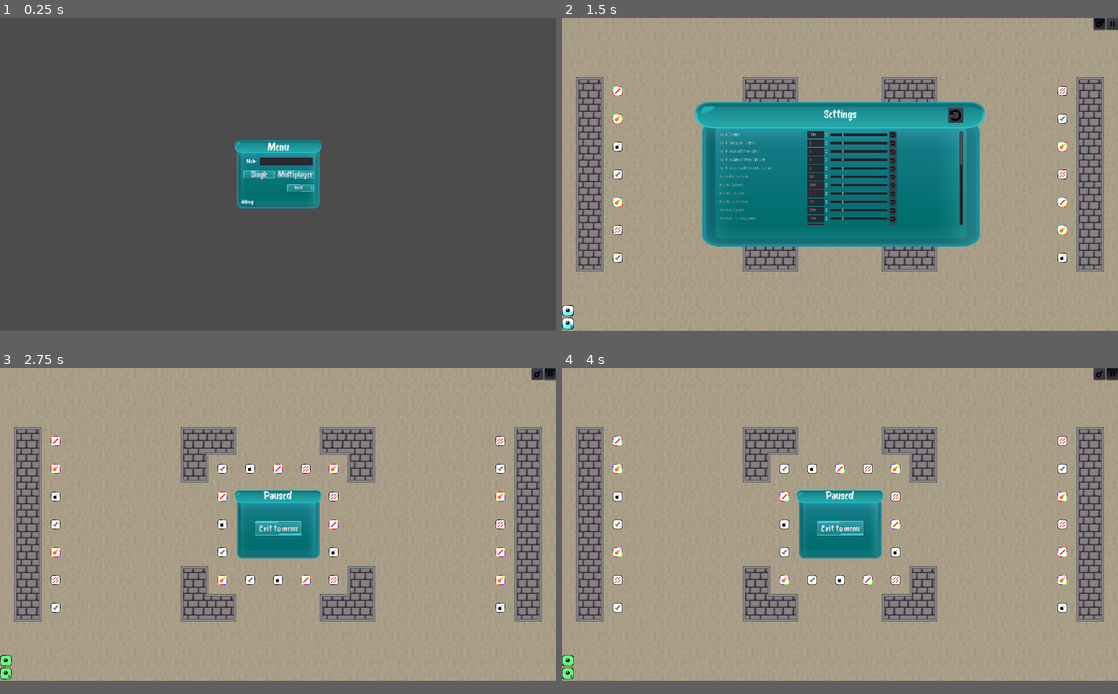
Above: before the commit, frames 1-4 (two rows, left to right).
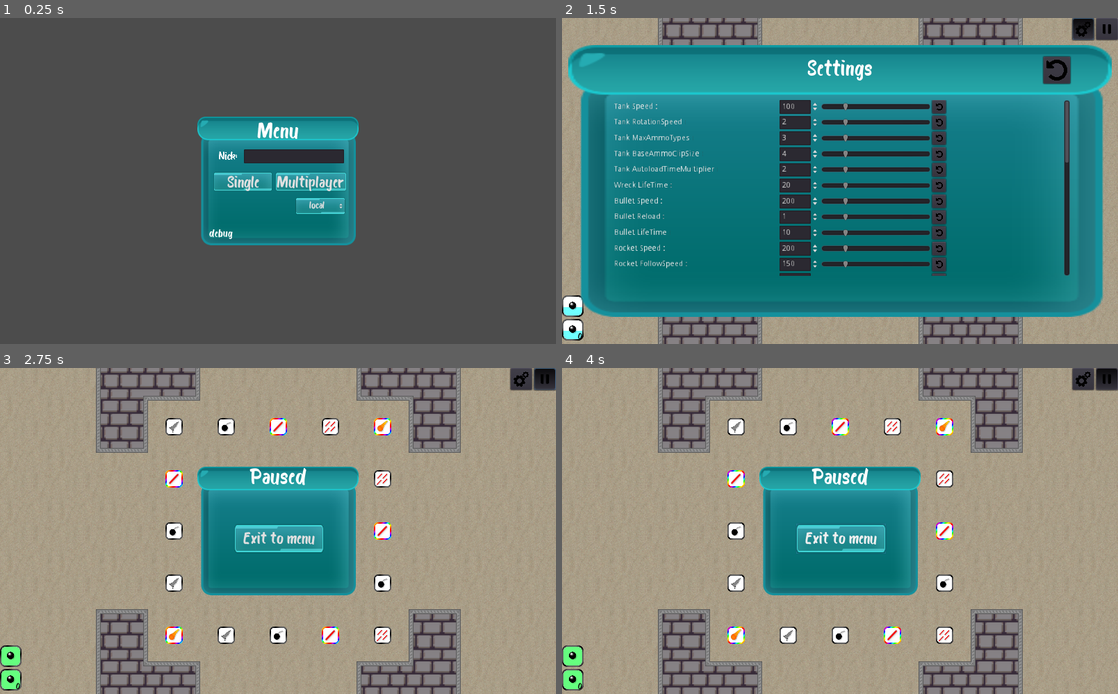
Above: after the commit, the same moments.

Repository: mm-102/godot_tanks
Game: Godot game, scene res://GameModeMaster.tscn
Two runs of this game, one before a commit and one after it. Both use one fixed random seed, a clock stepped at 60 frames per second and the inputs below.
Inputs (mouse positions are in pixels of both pictures, inside the frame that each line leads up to; where the layout moved, square brackets give the same spot in the first picture):
- Up to frame 1 (0.25 s): no input
- Up to frame 2 (1.5 s): click "Single" at 0.5 s; click (1084, 27) [1101, 24] at 1.25 s
- Up to frame 3 (2.75 s): click (544, 377) [550, 374] at 2 s
- Up to frame 4 (4 s): tap Enter at 2.75 s; move the mouse to (962, 508) at 2.77 s; hold D (p_right) 2.78-3.53 s; hold Tab (Scoreboard) 2.78-3.53 s; move the mouse to (728, 540) at 3.52 s; hold S (p_backward) from 3.53 s (still down); click (728, 540) at 3.6 s
In our replay, the window is 800x450 before the commit and 800x469 after it. These sizes can differ from the game's own. Grey fills any space a smaller window leaves; there, only what the larger window draws over its background counts as a difference.

The runs differ from the first frame. In frame 1, 9.5% of the frame differs, in the area x 35-65%, y 30-70%; in frame 2, 76%, in the area x 0-100%, y 0-100%; in frame 3, 38%; in frame 4, 38%.

Commit message:
Respawn on die in single mode :alembic:

Diff:
--- a/Player/Tank/Tank.gd
+++ b/Player/Tank/Tank.gd
@@ -1,7 +1,7 @@
 extends RigidBody2D
 
 signal special_ammo_event(type, amount_left)
-signal self_player_died()
+signal self_player_died(position)
 
 const tank_wreck = preload("res://Player/Tank/TankWreck.tscn")
 #const laser_charge_tscn = preload("res://Player/Particles/ChargeLaserBeamParticles.tscn")
--- a/Singleplayer/Game/Game.gd
+++ b/Singleplayer/Game/Game.gd
@@ -1,5 +1,7 @@
 extends Node2D
 
+const tank_tscn = preload("res://Player/Tank/Tank.tscn")
+const gui_tscn = preload("res://Player/Player_GUI/GUI.tscn")
 onready var player = $Tank
 
 func _ready():
@@ -7,3 +9,14 @@
 	if local_player_name.empty():
 		local_player_name = "You"
 	player.set_display_name(local_player_name)
+
+
+func _on_Tank_self_player_died(_pos):
+	get_node("../GUILayer/GUI").queue_free()
+	yield(get_tree(), "idle_frame")
+	var gui_inst = gui_tscn.instance()
+	get_node("../GUILayer").add_child(gui_inst)
+	var tank_inst = tank_tscn.instance()
+	tank_inst.connect("self_player_died", self, "_on_Tank_self_player_died")
+	add_child(tank_inst)
+	tank_inst.set_global_position(Vector2(1967, 1488))
--- a/Singleplayer/Main.tscn
+++ b/Singleplayer/Main.tscn
@@ -209,6 +209,7 @@
 
 [node name="Background" parent="." instance=ExtResource( 3 )]
 
+[connection signal="self_player_died" from="Game/Tank" to="Game" method="_on_Tank_self_player_died"]
 [connection signal="toggled" from="GUILayer/GUI/TopRightButtons/SettingsButton" to="GUILayer/GUI/TopRightButtons" method="_on_button_toggled" binds= [ "SettingsButton" ]]
 [connection signal="toggled" from="GUILayer/GUI/TopRightButtons/SettingsButton" to="GUILayer/GUI/SettingsWindow" method="_on_SettingsButton_toggled"]
 [connection signal="toggled" from="GUILayer/GUI/TopRightButtons/PauseButton" to="GUILayer/GUI/TopRightButtons" method="_on_button_toggled" binds= [ "PauseButton" ]]
--- a/project.godot
+++ b/project.godot
@@ -63,11 +63,10 @@
 
 [display]
 
-window/size/width=1920
-window/size/height=1080
 window/size/test_width=1280
 window/size/test_height=720
 window/stretch/mode="2d"
+window/stretch/aspect="expand"
 
 [editor_plugins]
 
